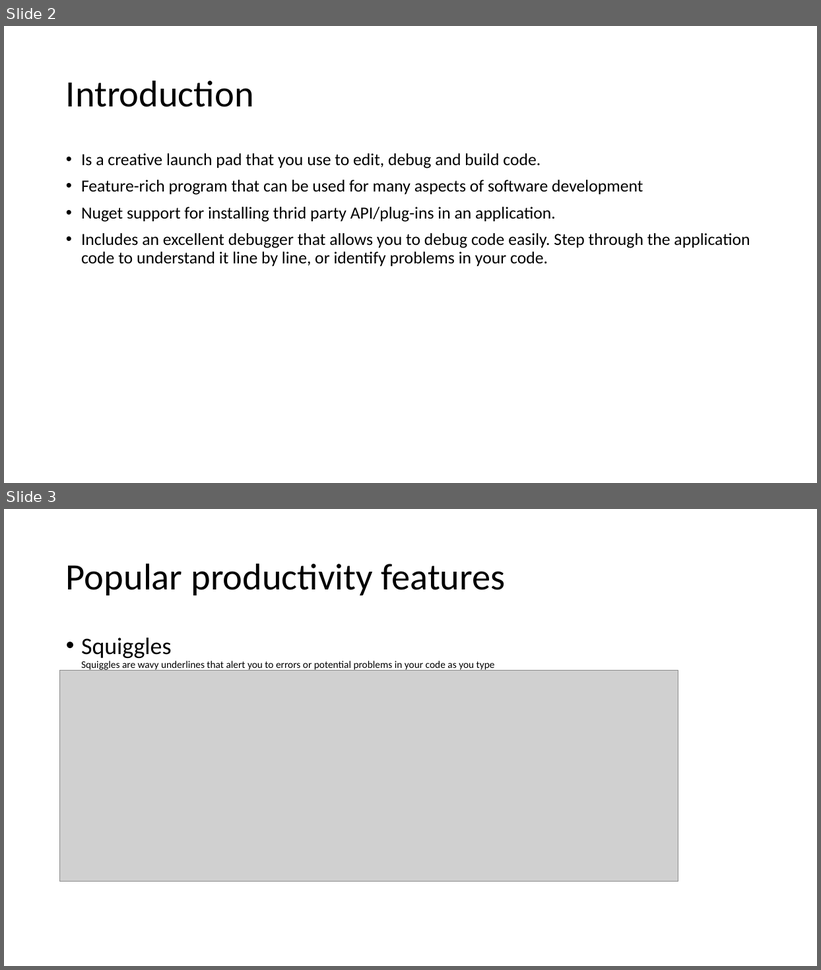
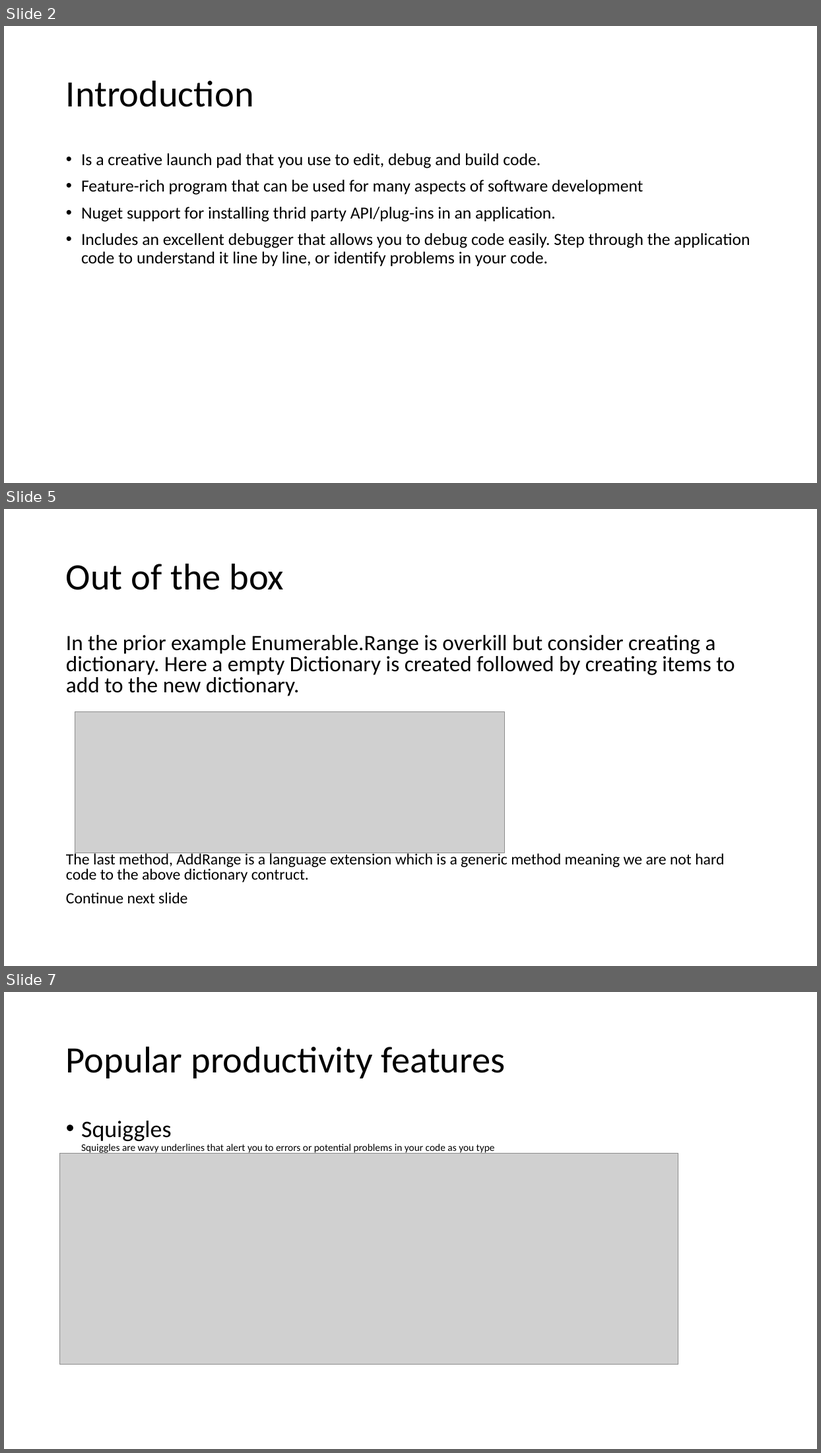
Before and after one commit to karenpayneoregon/VisualStudioEducation, a slide deck: PowerPoint/Working with Visual Studio.pptx. Shown one above the other, each under a label of ours: slides 2 and 3 before the commit, slides 2, 5 and 7 after it; the slides between them are not shown. The pictures are 821x970 and 821x1453 pixels, drawn with LibreOffice and Linux fonts; fonts in the diff are those of the drawing; grey boxes stand for pictures. Boxes give left, top, right and bottom in pixels: in the first picture for what was removed or moved away, otherwise in the second. Text is boxed around its words. In the diff, an @@ line names an element or a change of style, - is before the commit and + after.

Commit message:
Added more examples

```diff
--- a/PowerPoint/Working with Visual Studio.pptx
+++ b/PowerPoint/Working with Visual Studio.pptx
@@ slide 5 added at (4, 509, 817, 966), background #FFFFFF @@
@@ title added at (66, 563, 284, 590), 44 pt, text #000000 @@
+Out of the box
@@ text added at (66, 635, 735, 904), 25.9 pt, text #000000 @@
+In the prior example Enumerable.Range is overkill but consider creating a dictionary. Here a empty Dictionary is created followed by creating items to add to the new dictionary.
+The last method, AddRange is a language extension which is a generic method meaning we are not hard code to the above dictionary contruct.
+Continue next slide
@@ picture added at (75, 712, 505, 853) @@
@@ what was slide 3 is now slide 7 @@
```
Also in this commit, not shown: 3 other slides added, 13 other files.
